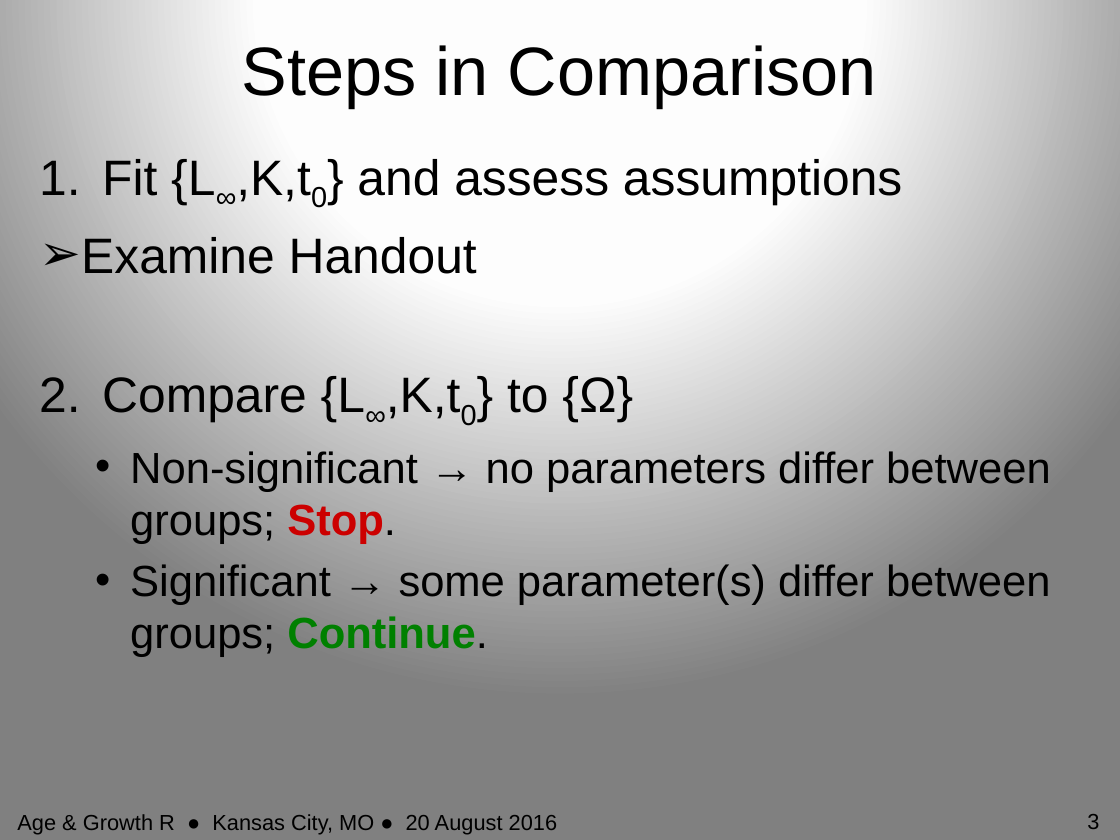
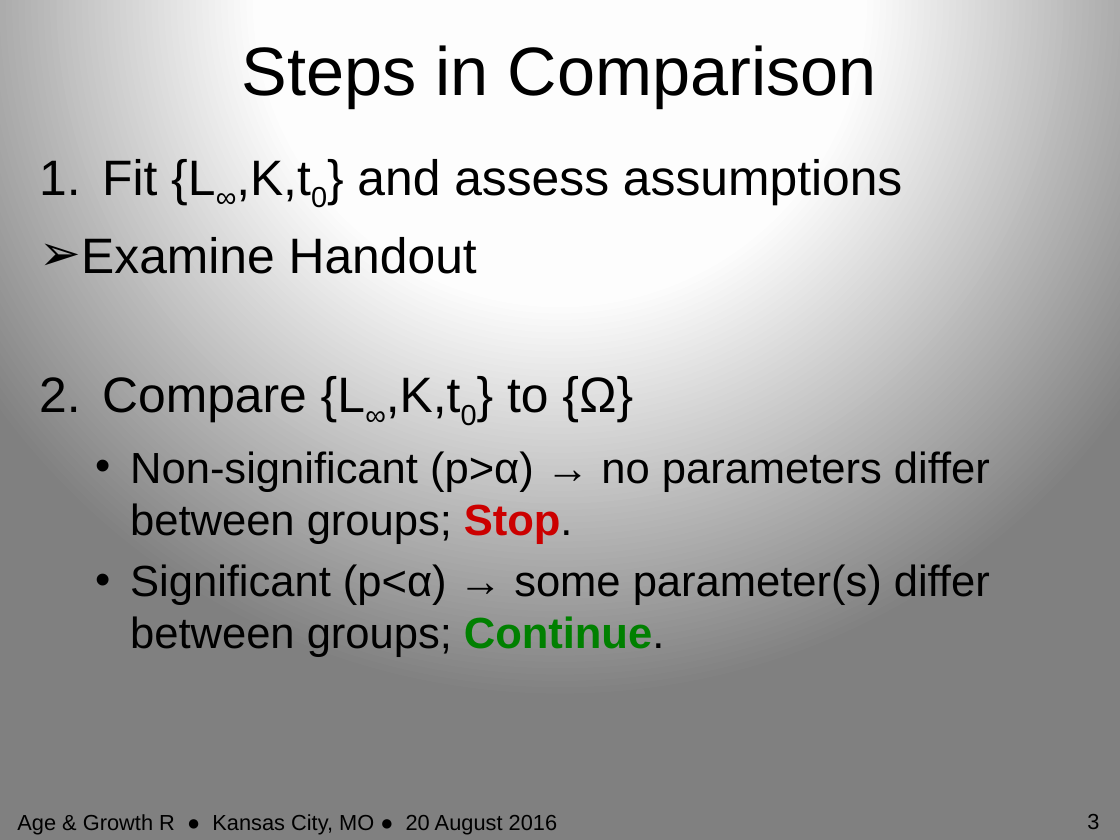
Before and after one commit to anhnguyendepocen/RCourseKC2016, a slide deck: slide 3 of Slides/Growth_Comparison.pptx. Drawn at 1120x840 pixels with LibreOffice and Linux fonts; fonts in the diff are those of the drawing. Boxes give left, top, right and bottom in pixels: in the first picture for what was removed or moved away, otherwise in the second. Text is boxed around its words. In the diff, an @@ line names an element or a change of style, - is before the commit and + after.

```diff
--- a/Slides/Growth_Comparison.pptx
+++ b/Slides/Growth_Comparison.pptx
@@ text at [130,451,990,657]: text changed @@
-  • Non-significant → no parameters differ between groups; Stop.
-  • Significant → some parameter(s) differ between groups; Continue.
+  • Non-significant (p>α) → no parameters differ between groups; Stop.
+  • Significant (p<α) → some parameter(s) differ between groups; Continue.
```
Also in this commit, not shown: 3 other slides changed, 1 slide added, 1 slide removed, 23 other files.
